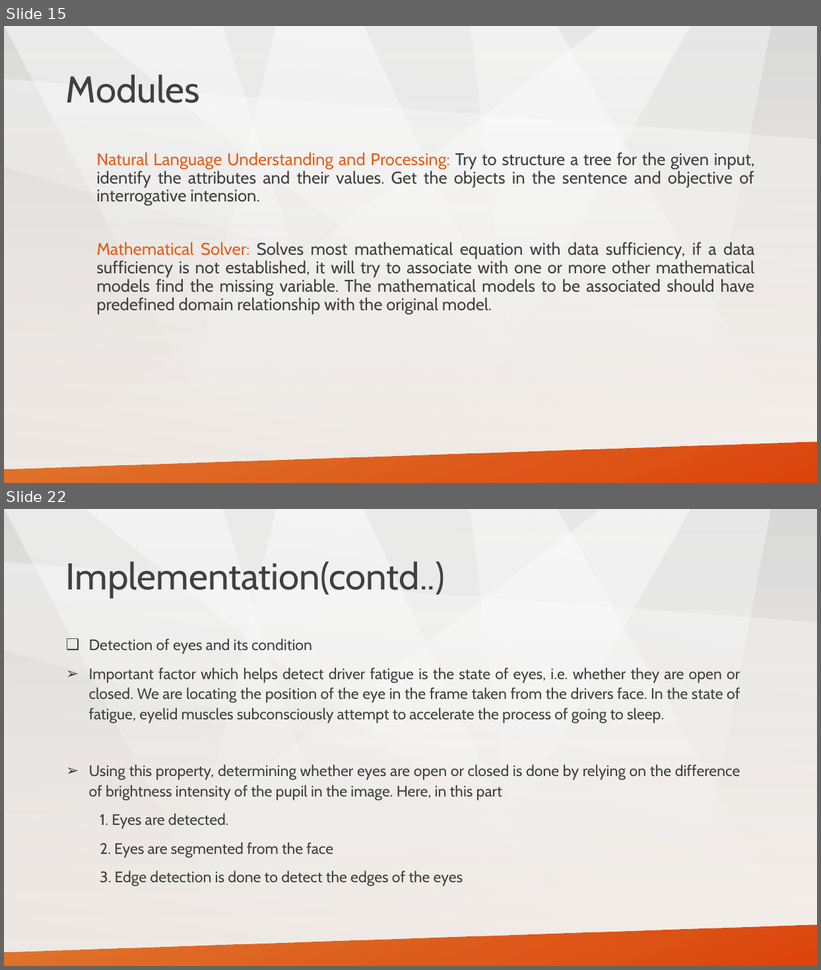
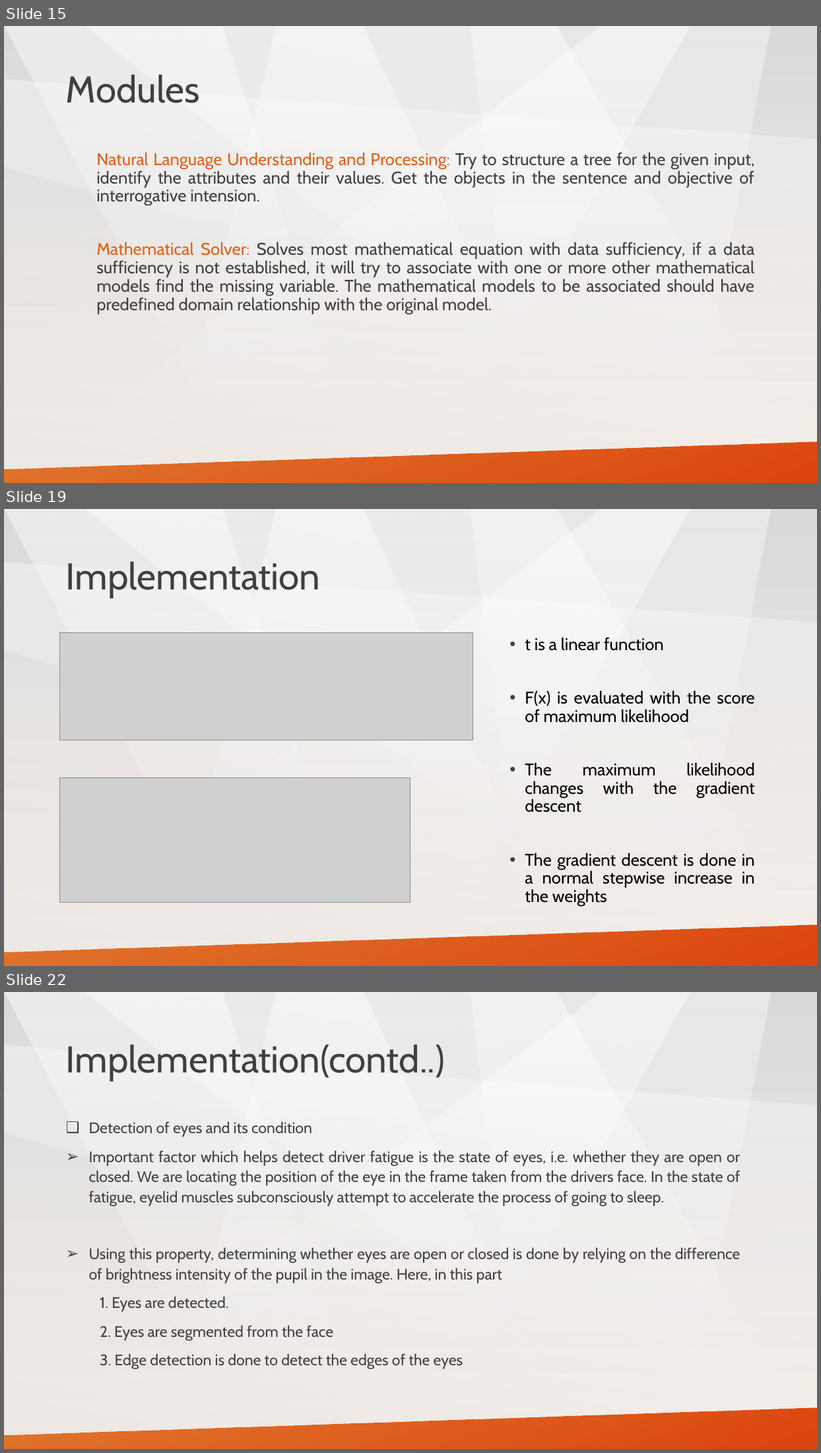
Before and after one commit to tathagatnawadia/Project-YellowPanda, a slide deck: Presentation/project_yellowpanda.pptx. Shown one above the other, each under a label of ours: slides 15 and 22 before the commit, slides 15, 19 and 22 after it; the slides between them are not shown. The pictures are 821x970 and 821x1453 pixels, drawn with LibreOffice and Linux fonts; fonts in the diff are those of the drawing; grey boxes stand for pictures. Boxes give left, top, right and bottom in pixels: in the first picture for what was removed or moved away, otherwise in the second. Text is boxed around its words. In the diff, an @@ line names an element or a change of style, - is before the commit and + after.

```diff
--- a/Presentation/project_yellowpanda.pptx
+++ b/Presentation/project_yellowpanda.pptx
@@ slide 19 added at [4, 509, 817, 966], background gradient #D9D9D9 to #FCF5EF; not listed: 8 template elements that a slide beside it also shows @@
@@ title added at [66, 561, 320, 598], 44 pt, text #404040 @@
+Implementation
@@ picture added at [60, 633, 474, 740] @@
@@ text added at [525, 637, 755, 906], 20 pt, text #000000 @@
+    • t is a linear function
+    • F(x) is evaluated with the score of maximum likelihood
+    • The maximum likelihood changes with the gradient descent
+    • The gradient descent is done in a normal stepwise increase in the weights
@@ picture added at [60, 778, 411, 902] @@
```
Also in this commit, not shown: 6 slides changed, 3 other slides added, 10 slides removed.
